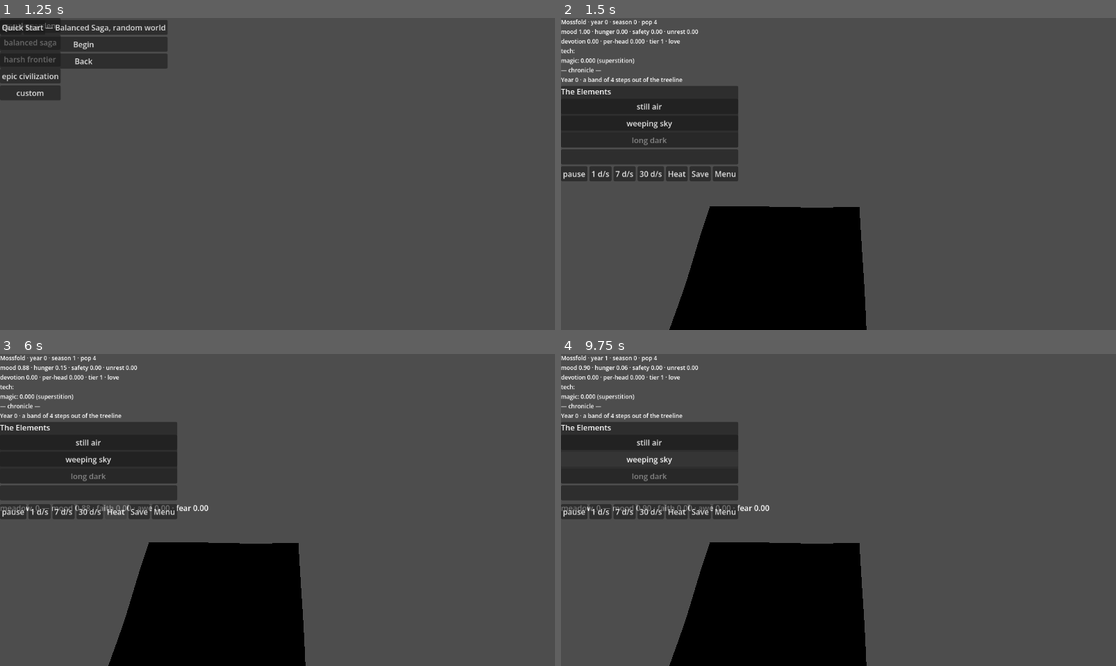
Above: before the commit, frames 1-4 (two rows, left to right).
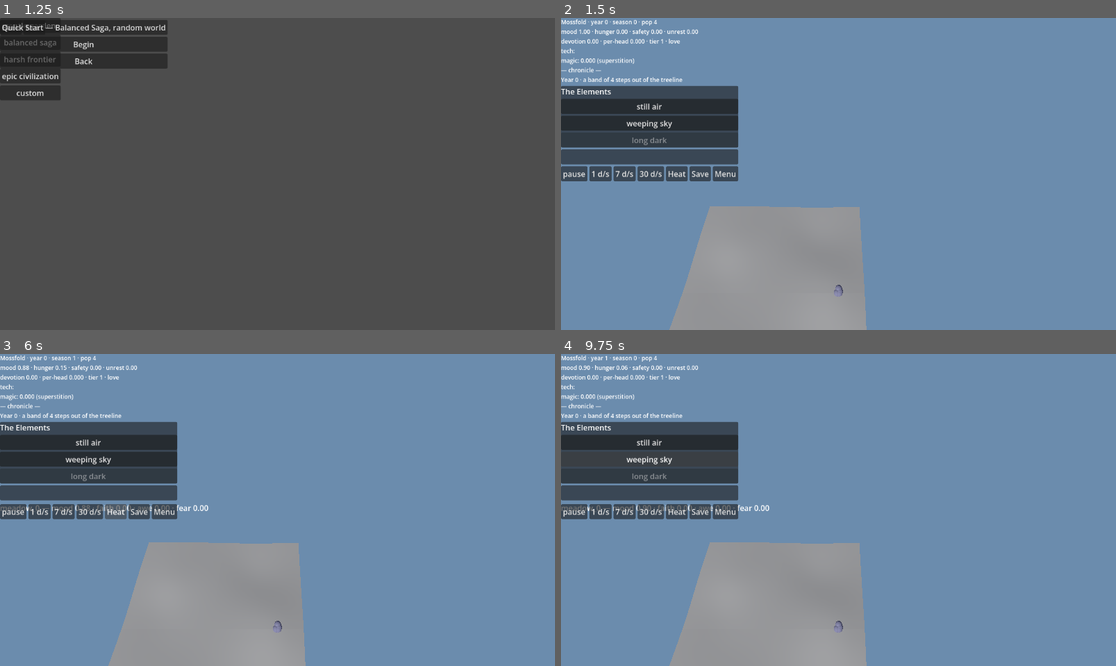
Above: after the commit, the same moments.

Repository: khuzul2/gnome-colony
Game: Godot game, scene res://presentation/main.tscn
Same seed, same stepped clock (60 frames per second), same inputs: the game is played once before the commit and once after it.
Inputs:
- Up to frame 1 (1.25 s): click "New Game" at 0.5 s
- Up to frame 2 (1.5 s): click "Quick Start — Balanced Saga, …" at 1.25 s
- Up to frame 3 (6 s): click "still air" at 2 s; click "weeping sky" at 2.75 s; click "1 d/s" at 3.5 s; click "7 d/s" at 4.25 s; click "30 d/s" at 5 s; click "Heat" at 5.75 s
- Up to frame 4 (9.75 s): click "1 d/s" at 6.5 s; click "7 d/s" at 7.25 s; click "30 d/s" at 8 s; click "still air" at 8.75 s; click "weeping sky" at 9.5 s

Frame 1 is identical in both runs. In frame 2, 96% of the frame differs, in the area x 0-100%, y 0-100%; in frame 3, 96%; in frame 4, 96%.

Commit message:
T23.1-4: the human input & render layer — the game becomes playable
RunView now lights the world (a sun + ambient WorldEnvironment — lit
materials rendered black before) and the rig camera is current, so the
3D world is actually visible. _unhandled_input drives the camera from
the settings key bindings (WASD pan, E/Q + wheel zoom) and turns a
left click into a world pick: camera ray → mean-height pick plane →
nearest basin → select_place → cast. Arm an act on the panel, click
the ground, and it lands there — the core verb, finally reachable by a
human. A hover ring marks the pick while armed. Individual-kind Visions
route to the nearest gnome (no stock act targets one, same as T14.1).

Tests: test_run_view.gd 14→19 (lit+current camera, bindings pan/zoom,
click-to-cast round-trip, nearest-gnome, hover). Suite 674/674, lint
clean.

Co-Authored-By: Claude Opus 4.8 <noreply@anthropic.com>
Claude-Session: https://claude.ai/code/session_01RcoJ5AKcBMkWZGAaZk8vbF

Diff:
--- a/presentation/camera_rig.gd
+++ b/presentation/camera_rig.gd
@@ -19,6 +19,10 @@
 
 func _ready() -> void:
 	add_child(camera)
+	# T23.1: without an explicit current camera the 3D viewport renders
+	# from nothing — a human sees only the HUD over a void. The rig owns
+	# the one live camera for the whole run.
+	camera.current = true
 	_apply()
 
 
--- a/presentation/shell/run_view.gd
+++ b/presentation/shell/run_view.gd
@@ -15,7 +15,14 @@
 ## The readout also carries the run's civilization truth [T22.4]:
 ## frontier settlement count + aggregate souls + the main seat's place,
 ## the Eye's quickened knot, and a fracture-risk warning as unrest
-## nears Devotion.FRACTURE_LINE. §7.4 autosave cadence
+## nears Devotion.FRACTURE_LINE. Input & render [T23]: RunView lights
+## the world (a sun + ambient WorldEnvironment — without them lit
+## materials render black), drives the CameraRig from the settings key
+## bindings (pan/zoom) and the mouse (wheel-zoom, click-to-target,
+## hover highlight) via _unhandled_input, so the HUD's armed act meets a
+## world pick and casts — the game's core verb, finally reachable by a
+## human. Colours/angles/speeds here are presentation numbers.
+## §7.4 autosave cadence
 ## (off/season/year) emits save_requested("auto"); the shell owns slots
 ## and rolling. Movement [T21.2/T22.5] is presentation-only: a NavWorld
 ## baked from the skin gates basin crossings — when a gnome's sim
@@ -54,6 +61,15 @@
 ## the readout warns at UNREST_WARN and sharpens at UNREST_WARN_DIRE.
 const UNREST_WARN := 0.6
 const UNREST_WARN_DIRE := 0.75
+## Camera control [T23.2] — presentation numbers: km/sec panned across
+## the ground at sensitivity 1.
+const PAN_SPEED := 12.0
+## Lighting [T23.1] — a low afternoon sun + a cool ambient fill so lit
+## materials (the puppets, the heightmap) are visible; the background is
+## a plain daylit sky colour (no HDRI dependency).
+const SUN_ANGLE_DEG := Vector3(-55.0, -35.0, 0.0)
+const SKY_COLOR := Color(0.42, 0.55, 0.68)
+const AMBIENT_COLOR := Color(0.60, 0.62, 0.68)
 
 var run: GameRun
 var settings: GameSettings
@@ -75,6 +91,8 @@
 ## (GameRun keeps its _place_of private; the view stays self-sufficient).
 var sid_places := {}
 var days_per_sec := 0.0
+## The basin under the cursor while an act is armed [T23.4]; "" = none.
+var hovered_place := ""
 
 var _accum := 0.0
 var _puppets := {}
@@ -88,17 +106,30 @@
 var _last_place := {}
 var _feed: Array = []
 var _hud_label: Label
+## Input state [T23.2/T23.3/T23.4].
+var _pan_keys := {}
+var _zoom_keys := {}
+var _pan_held := {}
+var _pick_plane_y := 0.0
+var _highlight: MeshInstance3D
 
 
 func _ready() -> void:
+	_build_environment()
 	world_view = WorldView.new()
 	add_child(world_view)
 	world_view.sync(run.graph)
+	var y_sum := 0.0
 	for region in run.graph.regions:
 		var center: Vector2 = region["center"]
 		var place := WorldBootstrap.place_id(region)
 		place_positions[place] = Vector3(center.x, world_view.height_at(center), center.y)
 		sid_places[region["id"]] = place
+		y_sum += place_positions[place].y
+	# The pick plane sits at the mean basin height so a click ray hits
+	# near the true ground — minimal parallax when resolving the nearest
+	# basin [T23.3].
+	_pick_plane_y = y_sum / maxf(1.0, float(run.graph.regions.size()))
 	nav = NavWorld.new()
 	add_child(nav)
 	nav.bake(world_view)
@@ -115,10 +146,44 @@
 	ambience = AmbienceDirector.new()
 	add_child(ambience)
 	_build_hud()
+	_build_controls()
 	days_per_sec = settings.get_value("gameplay", "default_speed")
 	influence_panel.refresh(run.runner.colony)
 	_refresh_puppets()
 	_refresh_hud()
+
+
+## Light the world [T23.1]: a directional sun plus an ambient/sky
+## WorldEnvironment. Without them the lit puppet/heightmap materials
+## render black and the player sees only the HUD.
+func _build_environment() -> void:
+	var sun := DirectionalLight3D.new()
+	sun.name = "sun"
+	sun.rotation_degrees = SUN_ANGLE_DEG
+	add_child(sun)
+	var env := Environment.new()
+	env.background_mode = Environment.BG_COLOR
+	env.background_color = SKY_COLOR
+	env.ambient_light_source = Environment.AMBIENT_SOURCE_COLOR
+	env.ambient_light_color = AMBIENT_COLOR
+	env.ambient_light_energy = 0.6
+	var world_env := WorldEnvironment.new()
+	world_env.name = "environment"
+	world_env.environment = env
+	add_child(world_env)
+	# A faint unshaded ring under the cursor while an act is armed [T23.4].
+	_highlight = MeshInstance3D.new()
+	_highlight.name = "target_highlight"
+	var ring := TorusMesh.new()
+	ring.inner_radius = 0.6
+	ring.outer_radius = 0.9
+	_highlight.mesh = ring
+	var mat := StandardMaterial3D.new()
+	mat.shading_mode = BaseMaterial3D.SHADING_MODE_UNSHADED
+	mat.albedo_color = Color(1.0, 0.9, 0.4)
+	_highlight.material_override = mat
+	_highlight.visible = false
+	add_child(_highlight)
 
 
 ## Wall-clock frame beat: gaze → Eye → attention input, then the day
@@ -135,7 +200,155 @@
 		steps += 1
 		_advance_one_day()
 	_advance_walkers(delta)
+	_apply_pan(delta)
 	ambience.update(delta)
+
+
+## Resolve the settings key bindings (T21.4) into keycode → action maps
+## once [T23.2] — rebinding in Settings is honored on the next run.
+func _build_controls() -> void:
+	var bindings: Dictionary = settings.get_value("controls", "bindings")
+	_pan_keys = {
+		_keycode(bindings.get("pan_up", "W")): Vector2(0.0, -1.0),
+		_keycode(bindings.get("pan_down", "S")): Vector2(0.0, 1.0),
+		_keycode(bindings.get("pan_left", "A")): Vector2(-1.0, 0.0),
+		_keycode(bindings.get("pan_right", "D")): Vector2(1.0, 0.0),
+	}
+	_zoom_keys = {
+		_keycode(bindings.get("zoom_in", "E")): 1,
+		_keycode(bindings.get("zoom_out", "Q")): -1,
+	}
+
+
+func _keycode(name: String) -> int:
+	return OS.find_keycode_from_string(name)
+
+
+## The world's input [T23.2/T23.3/T23.4]: only events the HUD didn't
+## consume reach here, so a click on a panel button arms the act while a
+## click on open ground targets it. Held pan keys accumulate; discrete
+## zoom fires on press; a left click paints the armed act's target;
+## motion moves the hover highlight.
+func _unhandled_input(event: InputEvent) -> void:
+	if run == null:
+		return
+	if event is InputEventKey:
+		var code: int = event.keycode
+		if _pan_keys.has(code):
+			if event.pressed:
+				_pan_held[code] = true
+			else:
+				_pan_held.erase(code)
+		elif event.pressed and not event.echo and _zoom_keys.has(code):
+			_zoom(_zoom_keys[code])
+	elif event is InputEventMouseButton and event.pressed:
+		match event.button_index:
+			MOUSE_BUTTON_WHEEL_UP:
+				_zoom(1)
+			MOUSE_BUTTON_WHEEL_DOWN:
+				_zoom(-1)
+			MOUSE_BUTTON_LEFT:
+				_pick(event.position)
+	elif event is InputEventMouseMotion:
+		_hover(event.position)
+
+
+## Discrete zoom, honoring the invert-zoom setting [T23.2].
+func _zoom(direction: int) -> void:
+	if settings.get_value("controls", "invert_zoom"):
+		direction = -direction
+	if direction > 0:
+		camera.zoom_in()
+	else:
+		camera.zoom_out()
+
+
+## Slide the rig across the ground by the held pan keys [T23.2] — screen
+## up (W) is world −Z, matching the downward camera's facing.
+func _apply_pan(delta: float) -> void:
+	if _pan_held.is_empty():
+		return
+	var dir := Vector2.ZERO
+	for code in _pan_held:
+		dir += _pan_keys.get(code, Vector2.ZERO)
+	if dir == Vector2.ZERO:
+		return
+	var sensitivity: float = settings.get_value("controls", "pan_sensitivity")
+	var step := PAN_SPEED * sensitivity * delta
+	camera.focus(camera.position + Vector3(dir.x * step, 0.0, dir.y * step))
+
+
+## Cast the armed act where the cursor points [T23.3]: a ray to the pick
+## plane resolves the nearest basin (or the nearest gnome for an
+## individual-kind Vision — no stock catalog act targets one, same as
+## T14.1's disclosure, but the routing is here for when one exists).
+func _pick(screen_pos: Vector2) -> void:
+	if influence_panel.armed() == "":
+		return
+	var point := _ground_point(screen_pos)
+	if point.x == INF:
+		return
+	if influence_panel.armed_target_kind() == "individual":
+		var g := _nearest_gnome(point)
+		if g != null:
+			select_gnome(g.id)
+	else:
+		select_place(_nearest_place(point))
+
+
+## Move the hover ring to the basin under the cursor while an act is
+## armed; clear it when nothing is armed [T23.4].
+func _hover(screen_pos: Vector2) -> void:
+	if influence_panel.armed() == "":
+		if hovered_place != "":
+			hovered_place = ""
+			_highlight.visible = false
+		return
+	var point := _ground_point(screen_pos)
+	if point.x == INF:
+		return
+	hovered_place = _nearest_place(point)
+	_highlight.position = place_positions[hovered_place] + Vector3(0.0, 0.05, 0.0)
+	_highlight.visible = true
+
+
+## Project a screen point onto the mean-height ground plane [T23.3];
+## returns Vector3(INF,…) when the ray never meets it.
+func _ground_point(screen_pos: Vector2) -> Vector3:
+	var cam := camera.camera
+	var origin := cam.project_ray_origin(screen_pos)
+	var normal := cam.project_ray_normal(screen_pos)
+	var hit: Variant = Plane(Vector3.UP, _pick_plane_y).intersects_ray(origin, normal)
+	if hit == null:
+		return Vector3(INF, INF, INF)
+	return hit
+
+
+func _nearest_place(point: Vector3) -> String:
+	var best := run.home
+	var best_distance := INF
+	var flat := Vector2(point.x, point.z)
+	for place in place_positions:
+		var pos: Vector3 = place_positions[place]
+		var distance := flat.distance_to(Vector2(pos.x, pos.z))
+		if distance < best_distance:
+			best_distance = distance
+			best = place
+	return best
+
+
+func _nearest_gnome(point: Vector3) -> GnomeData:
+	var best: GnomeData = null
+	var best_distance := INF
+	for id in _puppets:
+		var puppet: GnomePuppet = _puppets[id]
+		if puppet.data == null or not puppet.data.is_alive():
+			continue
+		var distance := puppet.position.distance_to(point)
+		if distance < best_distance:
+			best_distance = distance
+			best = puppet.data
+	return best
 
 
 func set_speed(value: float) -> void:
--- a/test/test_run_view.gd
+++ b/test/test_run_view.gd
@@ -99,6 +99,90 @@
 	assert_eq(view.run.attention_places, [], "the wide view is absence [T13.5]")
 
 
+func _key(name: String, pressed: bool) -> InputEventKey:
+	var event := InputEventKey.new()
+	event.keycode = OS.find_keycode_from_string(name)
+	event.pressed = pressed
+	return event
+
+
+func test_the_world_is_lit_and_the_camera_renders():
+	# [T23.1] Without these the 3D viewport is a black void behind the HUD.
+	var view := _view()
+	assert_true(view.camera.camera.current, "the rig camera renders the viewport")
+	assert_not_null(view.get_node("sun"), "a directional sun lights the world")
+	var env := view.get_node("environment") as WorldEnvironment
+	assert_not_null(env, "a WorldEnvironment supplies ambient + sky")
+	assert_not_null(env.environment, "…with a real Environment resource")
+
+
+func test_bindings_drive_the_camera():
+	# [T23.2] WASD from Settings pans the rig; E/Q and the wheel zoom it.
+	var view := _view()
+	view.set_speed(0.0)
+	var before := view.camera.position
+	view._unhandled_input(_key("W", true))
+	view._process(0.1)
+	assert_lt(view.camera.position.z, before.z, "W pans north (−Z)")
+	var held := view.camera.position
+	view._unhandled_input(_key("W", false))
+	view._process(0.1)
+	assert_eq(view.camera.position, held, "releasing the key stops the pan")
+	assert_eq(view.camera.level, CameraRig.Zoom.SETTLEMENT)
+	view._unhandled_input(_key("E", true))
+	assert_eq(view.camera.level, CameraRig.Zoom.INDIVIDUAL, "E zooms in")
+	var wheel := InputEventMouseButton.new()
+	wheel.button_index = MOUSE_BUTTON_WHEEL_DOWN
+	wheel.pressed = true
+	view._unhandled_input(wheel)
+	assert_eq(view.camera.level, CameraRig.Zoom.SETTLEMENT, "wheel down zooms out")
+
+
+func test_a_click_targets_the_basin_under_the_cursor():
+	# [T23.3] THE core verb: arm an act, click the world, it casts there.
+	var view := _view()
+	view.set_speed(0.0)
+	assert_eq(Devotion.total(view.run.runner.colony), 0.0)
+	assert_true(view.influence_panel.arm("still_air"))
+	var home_pos: Vector3 = view.place_positions[view.run.home]
+	var click := InputEventMouseButton.new()
+	click.button_index = MOUSE_BUTTON_LEFT
+	click.pressed = true
+	click.position = view.camera.camera.unproject_position(home_pos)
+	view._unhandled_input(click)
+	assert_gt(
+		Devotion.total(view.run.runner.colony),
+		0.0,
+		"arm + click open ground = a witnessed cast at that basin"
+	)
+	assert_gt(view.aftermath.timeline.size(), 0, "the aftermath page opened on the act")
+
+
+func test_the_pick_resolves_the_nearest_gnome():
+	# [T23.3] The individual-kind routing (no stock catalog act targets a
+	# gnome — same disclosure as T14.1 — but the resolver is exercised).
+	var view := _view()
+	var target: GnomePuppet = view._puppets[view._puppets.keys()[0]]
+	var found := view._nearest_gnome(target.position)
+	assert_eq(found, target.data, "the closest puppet's gnome is picked")
+
+
+func test_hover_highlights_the_pick_while_armed():
+	# [T23.4] Learnability: the ring marks where the armed act would land.
+	var view := _view()
+	view.influence_panel.arm("still_air")
+	var home_pos: Vector3 = view.place_positions[view.run.home]
+	var motion := InputEventMouseMotion.new()
+	motion.position = view.camera.camera.unproject_position(home_pos)
+	view._unhandled_input(motion)
+	assert_eq(view.hovered_place, view.run.home, "hover marks the basin under the cursor")
+	assert_true(view._highlight.visible, "the ring shows")
+	view.influence_panel.disarm()
+	view._unhandled_input(motion)
+	assert_eq(view.hovered_place, "", "disarming clears the hover")
+	assert_false(view._highlight.visible, "…and hides the ring")
+
+
 func test_season_autosave_cadence_emits():
 	var view := _view()
 	watch_signals(view)
Not shown, changed: PROGRESS.md
